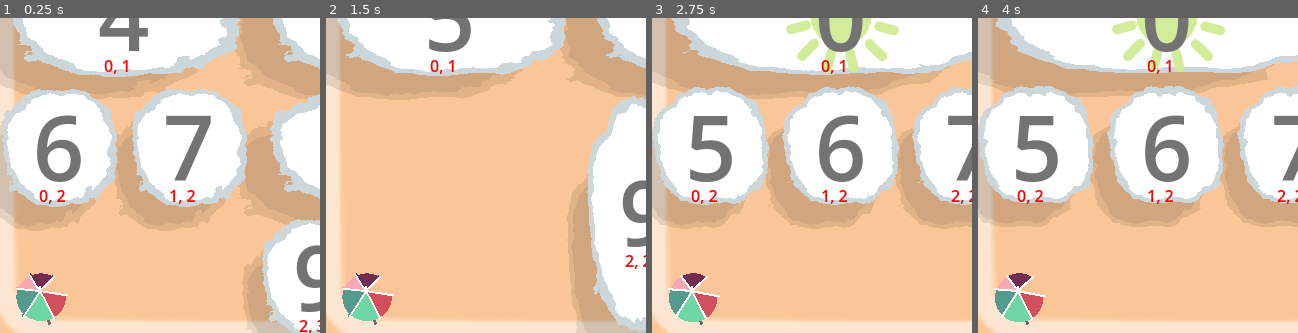
Above: before the commit, frames 1-4 (left to right).
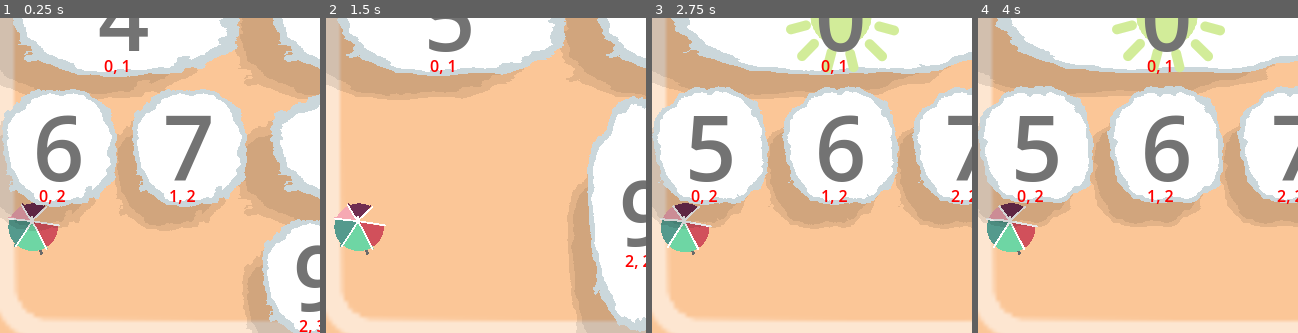
Above: after the commit, the same moments.

Repository: firelighted/comfyjam2026_slidingsun
Game: Godot game, scene res://scenes_scripts/main_2d.tscn
Same seed, same stepped clock (60 frames per second), same inputs: the game is played once before the commit and once after it. The engine's default icon, where the game draws it, is replaced by a stand-in: a white triangle on a blue panel in a dark square.
Inputs (mouse positions are % of the whole screen's width and height, from its top left):
- Up to frame 1 (0.25 s): no input
- Up to frame 2 (1.5 s): click "0" at 0.5 s; click "1" at 1.25 s
- Up to frame 3 (2.75 s): click "2" at 2 s
- Up to frame 4 (4 s): drag from (30, 21) to (71, 21) at 2.77 s; drag from (71, 21) to (40, 41) at 3.52 s
The pictures show only the part of the screen within x 11-61%, y 42-92%; the shares and areas given below are measured in that part.

The runs differ from the first frame. In frame 1, 3.3% of the frame differs, in the area x 2-22%, y 58-98%; in frame 2, 3.3%; in frame 3, 3.3%; in frame 4, 3.3%.

Commit message:
disable debug umbrella button

Diff:
--- a/scenes_scripts/main_2d.tscn
+++ b/scenes_scripts/main_2d.tscn
@@ -107,7 +107,7 @@
 position = Vector2(552, 478)
 
 [node name="Umbrella3" parent="Main2D" instance=ExtResource("6_a0v82")]
-position = Vector2(48, 478)
+position = Vector2(40, 408)
 
 [node name="BlockParent" type="Node2D" parent="Main2D"]
 
--- a/scenes_scripts/umbrella.tscn
+++ b/scenes_scripts/umbrella.tscn
@@ -112,6 +112,7 @@
 }
 
 [node name="OpenCloseUmbrellaButton" type="Button" parent="."]
+visible = false
 custom_minimum_size = Vector2(65, 65)
 anchors_preset = 8
 anchor_left = 0.5
